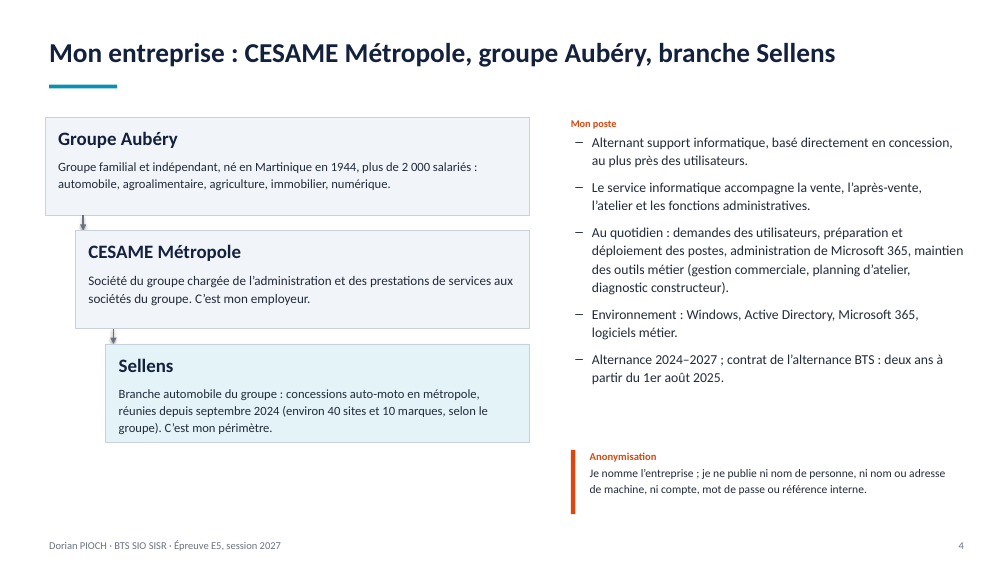
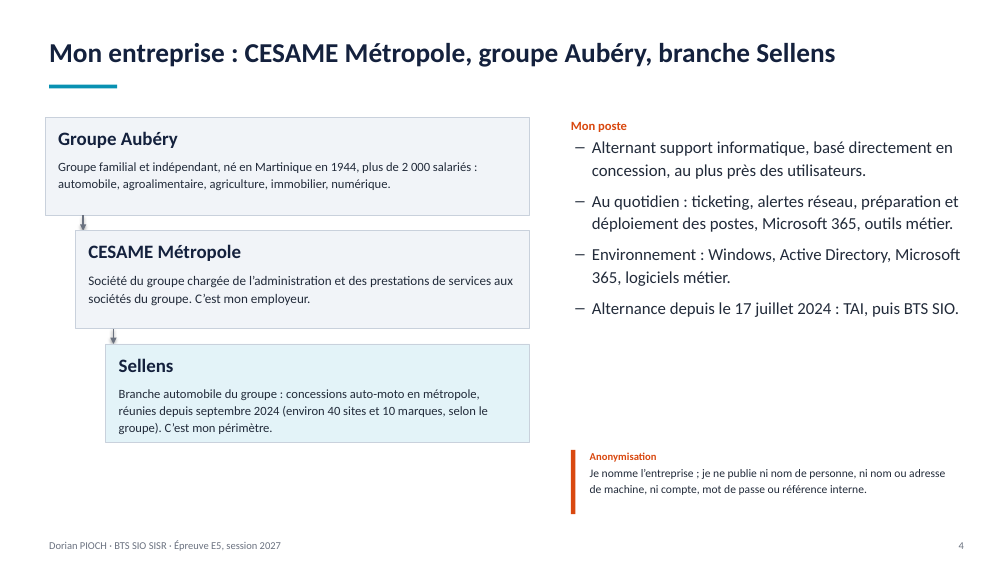
Before and after one commit to Dozyxio/dorian-pioch-e5-fichiers, a slide deck: slide 4 of Portfolio_E5_Dorian_Pioch_2027.pptx. Drawn at 1008x567 pixels with LibreOffice and Linux fonts; fonts in the diff are those of the drawing. Boxes give left, top, right and bottom in pixels: in the first picture for what was removed or moved away, otherwise in the second. Text is boxed around its words. In the diff, an @@ line names an element or a change of style, - is before the commit and + after.

```diff
--- a/Portfolio_E5_Dorian_Pioch_2027.pptx
+++ b/Portfolio_E5_Dorian_Pioch_2027.pptx
@@ text at (x1=571, y1=121, x2=960, y2=286): size 9.8 to 12 pt in "Mon poste"; size 13 to 16 pt in "Alternant support informatique, basé directement en concessi ...", "Environnement : Windows, Active Directory, Microsoft 365, ..." @@
@@ text at (x1=592, y1=195, x2=959, y2=232): text changed; size 13 to 16 pt @@
-– Le service informatique accompagne la vente, l’après-vente, l’atelier et les fonctions administratives.
-– Au quotidien : demandes des utilisateurs, préparation et déploiement des postes, administration de Microsoft 365, maintien des outils métier (gestion commerciale, planning d’atelier, diagnostic constructeur).
+– Au quotidien : ticketing, alertes réseau, préparation et déploiement des postes, Microsoft 365, outils métier.
@@ text at (x1=592, y1=302, x2=959, y2=317): text changed; size 13 to 16 pt @@
-– Alternance 2024–2027 ; contrat de l’alternance BTS : deux ans à partir du 1er août 2025.
+– Alternance depuis le 17 juillet 2024 : TAI, puis BTS SIO.
```
Also in this commit, not shown: 45 other slides changed, 3 slides removed, 3 other files.
